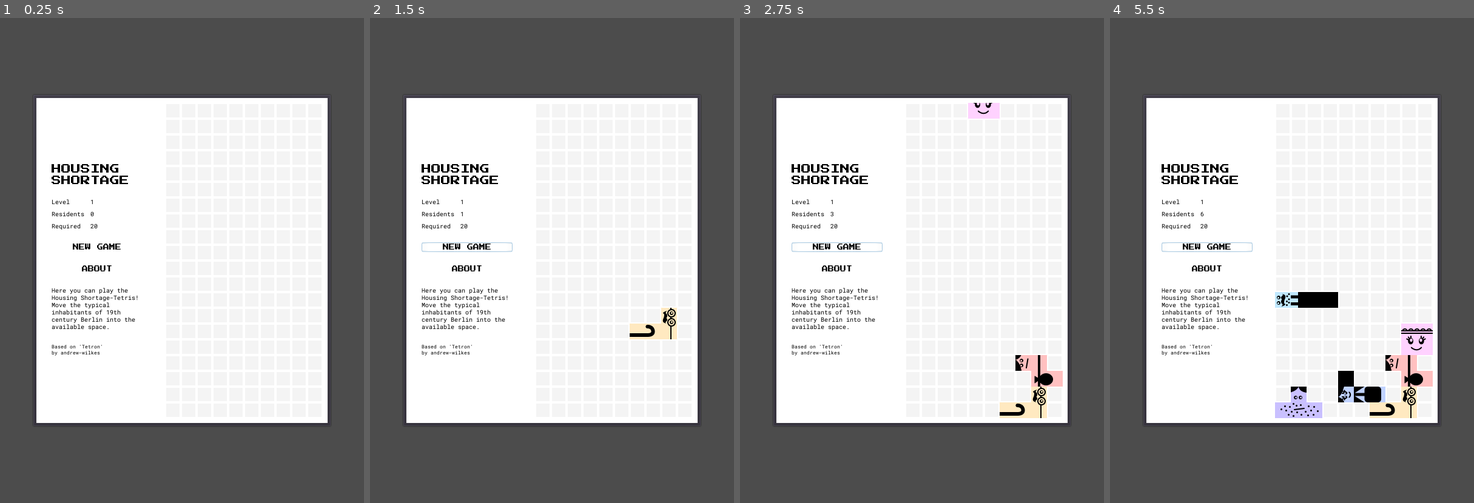
Above: before the commit, frames 1-4 (left to right).
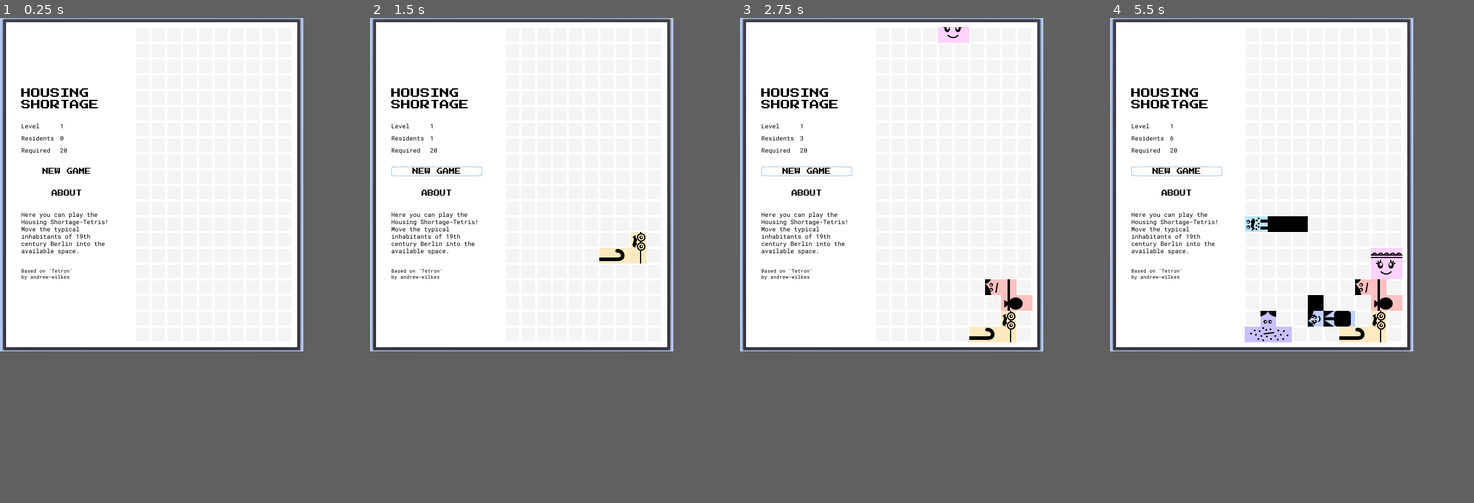
Above: after the commit, the same moments.

Repository: brunibrun/CodingPrecarity
Game: Godot game, scene res://Main.tscn
Same seed, same stepped clock (60 frames per second), same inputs: the game is played once before the commit and once after it.
Inputs:
- Up to frame 1 (0.25 s): no input
- Up to frame 2 (1.5 s): click "NEW GAME" at 0.5 s; tap Enter (ui_accept) at 1.25 s; hold Right (ui_right) from 1.28 s (still down)
- Up to frame 3 (2.75 s): tap Enter (ui_accept) at 1.52, 2, 2.27 s; release Right (ui_right) at 2.03 s; hold Down (ui_down) from 2.03 s (still down)
- Up to frame 4 (5.5 s): release Down (ui_down) at 2.78 s; hold Right (ui_right) 2.78-3.53 s; tap Enter (ui_accept) at 3.5, 3.77, 4.52, 5.27 s; hold Up (ui_up) 3.53-4.28 s; hold Left (ui_left) from 4.28 s (still down)
In our replay, the window is 600x800 before the commit and 500x550 after it. These sizes can differ from the game's own. Grey fills any space a smaller window leaves; there, only what the larger window draws over its background counts as a difference.

The runs differ from the first frame. In frame 1, 36% of the frame differs, in the area x 0-90%, y 0-84%; in frame 2, 37%; in frame 3, 38%; in frame 4, 40%.

Commit message:
change background color and stuff

Diff:
--- a/GUI.tscn
+++ b/GUI.tscn
@@ -60,11 +60,11 @@
 [node name="GUI" type="CenterContainer"]
 pause_mode = 1
 anchor_right = 1.0
-anchor_bottom = 1.0
-margin_left = -3.54232
-margin_top = 8.5321
-margin_right = -3.5423
-margin_bottom = 8.5321
+anchor_bottom = 0.791
+margin_left = 0.0784454
+margin_top = 0.0784473
+margin_right = 1.07843
+margin_bottom = 115.028
 size_flags_horizontal = 0
 size_flags_vertical = 0
 script = ExtResource( 1 )
@@ -74,12 +74,12 @@
 
 [node name="Panel" type="PanelContainer" parent="."]
 light_mask = 0
-margin_left = 53.0
-margin_top = 125.0
-margin_right = 547.0
-margin_bottom = 675.0
+margin_left = 3.0
+margin_right = 497.0
+margin_bottom = 550.0
 
 [node name="ColorRect" type="ColorRect" parent="Panel"]
+light_mask = 0
 margin_left = 7.0
 margin_top = 7.0
 margin_right = 487.0
@@ -91,6 +91,8 @@
 margin_right = 487.0
 margin_bottom = 543.0
 size_flags_horizontal = 0
+size_flags_stretch_ratio = 0.0
+alignment = 1
 
 [node name="Left" type="CenterContainer" parent="Panel/HBoxContainer"]
 margin_right = 200.0
@@ -207,13 +209,13 @@
 
 [node name="CenterContainer" type="CenterContainer" parent="Panel/HBoxContainer/Left/VBox"]
 visible = false
-margin_top = 128.0
-margin_right = 147.0
-margin_bottom = 232.0
+margin_top = 129.0
+margin_right = 150.0
+margin_bottom = 233.0
 
 [node name="Next" type="GridContainer" parent="Panel/HBoxContainer/Left/VBox/CenterContainer"]
-margin_left = 47.0
-margin_right = 99.0
+margin_left = 49.0
+margin_right = 101.0
 margin_bottom = 104.0
 custom_constants/vseparation = 0
 custom_constants/hseparation = 0
@@ -290,9 +292,9 @@
 
 [node name="HBox" type="HBoxContainer" parent="Panel/HBoxContainer/Left/VBox"]
 visible = false
-margin_top = 310.0
-margin_right = 147.0
-margin_bottom = 326.0
+margin_top = 165.0
+margin_right = 150.0
+margin_bottom = 165.0
 
 [node name="Label" type="Label" parent="Panel/HBoxContainer/Left/VBox/HBox"]
 visible = false
@@ -423,10 +425,10 @@
 texture = ExtResource( 4 )
 
 [node name="AboutBox" type="AcceptDialog" parent="."]
-margin_left = 168.0
-margin_top = 328.0
-margin_right = 431.0
-margin_bottom = 471.0
+margin_left = 119.0
+margin_top = 203.0
+margin_right = 382.0
+margin_bottom = 346.0
 window_title = "Tetron"
 dialog_text = "Space bar - Hard drop
 Down arrow - Soft drop
--- a/Main.tscn
+++ b/Main.tscn
@@ -15,10 +15,10 @@
 pause_mode = 2
 anchor_right = 0.0
 anchor_bottom = 0.0
-margin_left = 53.0
-margin_top = 125.0
-margin_right = 547.0
-margin_bottom = 675.0
+margin_left = 3.0
+margin_top = 0.0
+margin_right = 497.0
+margin_bottom = 550.0
 
 [node name="Ticker" type="Timer" parent="."]
 
--- a/project.godot
+++ b/project.godot
@@ -30,10 +30,11 @@
 
 [display]
 
-window/size/width=600
-window/size/height=800
+window/size/width=500
+window/size/height=550
 window/handheld/orientation="portrait"
 
 [rendering]
 
+environment/default_clear_color=Color( 0.705882, 0.784314, 0.941176, 1 )
 environment/default_environment="res://default_env.tres"
